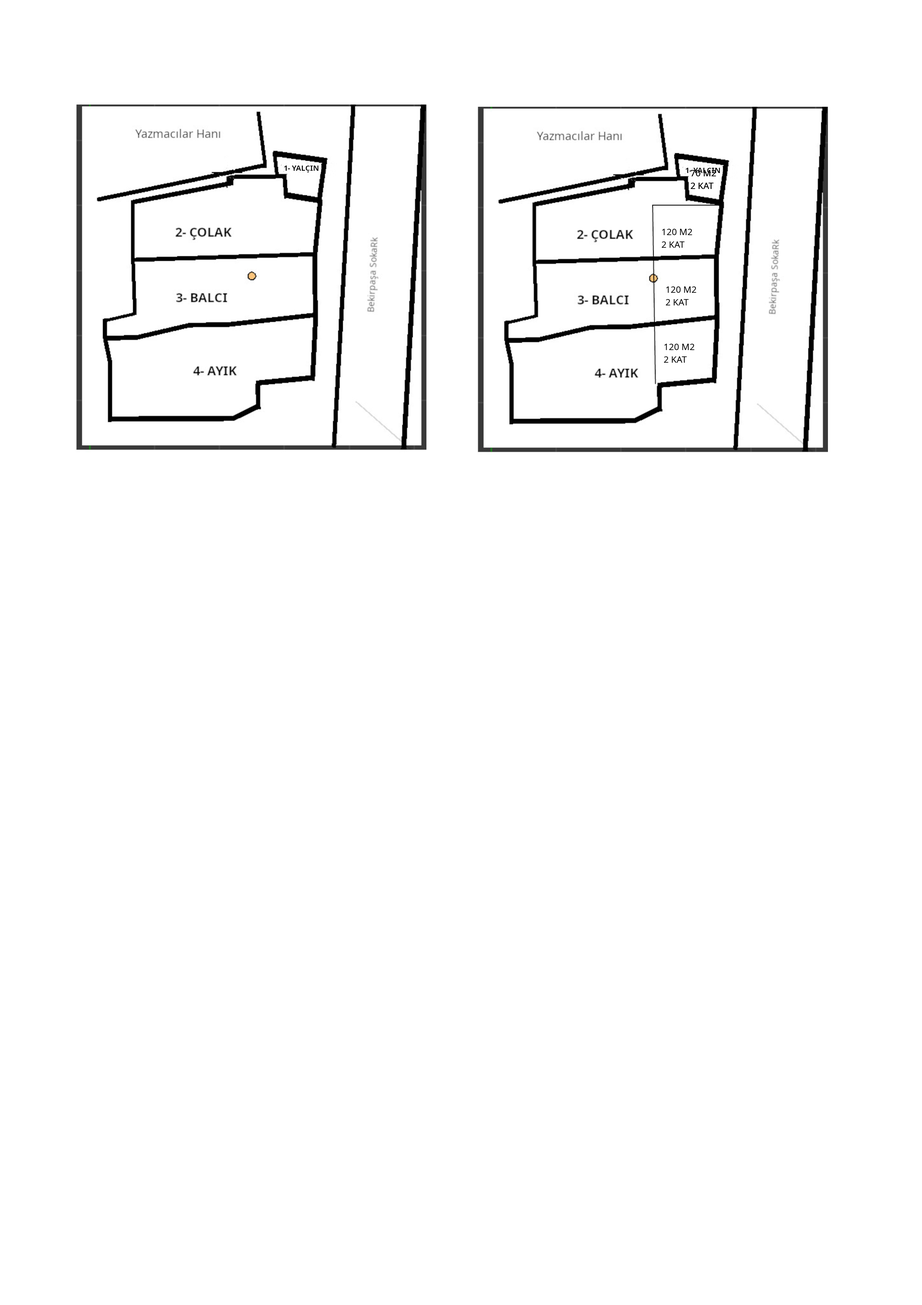
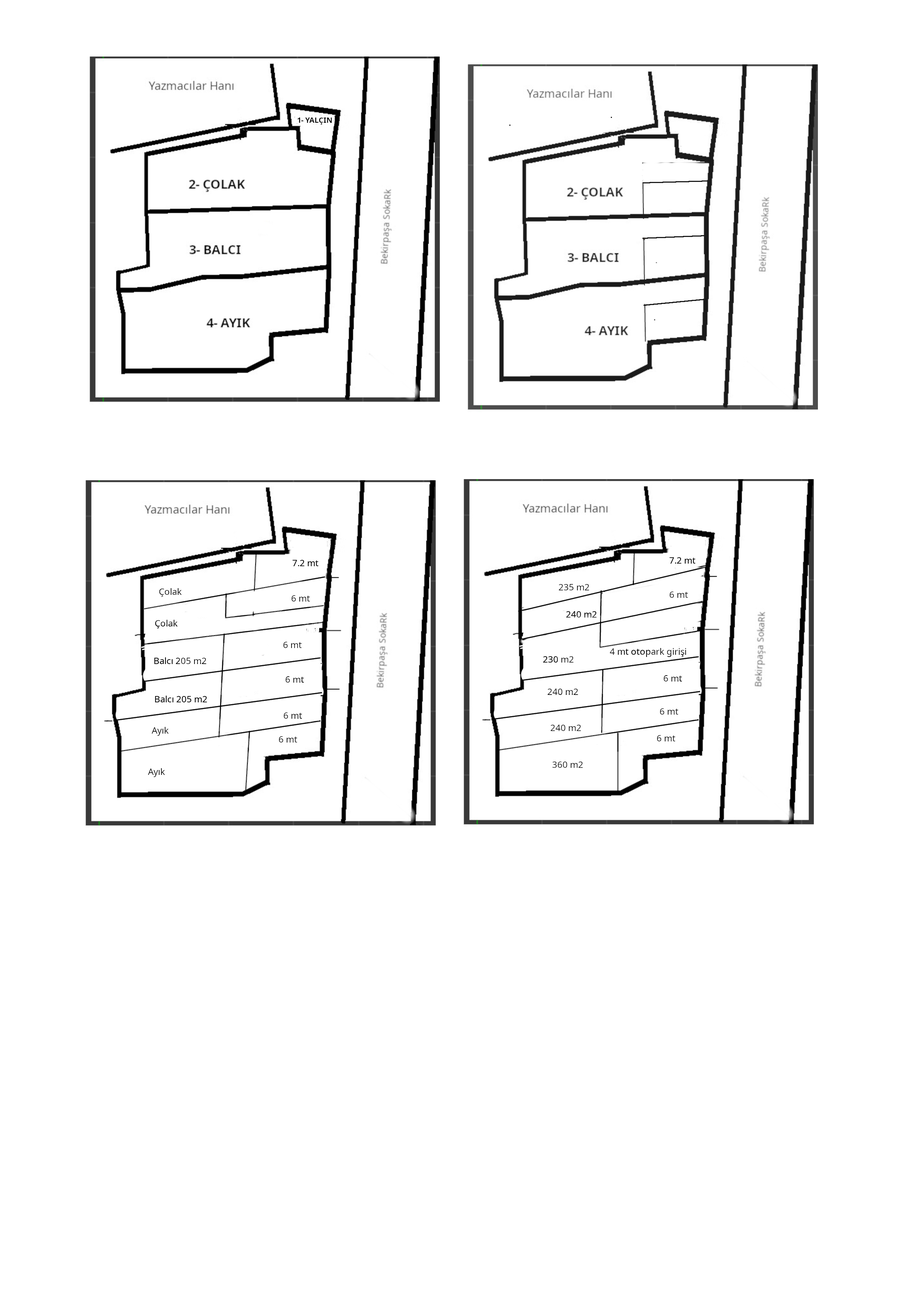
Layers edited between the first and the second 922x1305 image:
removed layer "70 M2 ... #1" over [691, 169, 717, 189]
removed layer "70 M2 ..." over [691, 169, 717, 189]
removed layer "120 M2 ... #1" over [664, 343, 695, 363]
removed layer "120 M2 ..." (1st of 2) over [666, 286, 697, 306]
removed layer "120 M2 ..." (2nd of 2) over [662, 228, 693, 248]
moved "bekirpasa001.jpg #1" above "bekirpasa001.jpg #2", painted on it over [75, 56, 440, 453]
"bekirpasa001.jpg #2": opacity 100% → 90%, blend normal → dissolve, painted on it over [466, 64, 829, 455]
added layer "bekirpasa001.jpg #3" above "bekirpasa001.jpg #4" over [84, 480, 436, 828]
added layer "bekirpasa001.jpg #4" above "Artalan" over [462, 479, 815, 827]
painted on "Artalan" over [75, 56, 829, 828]
